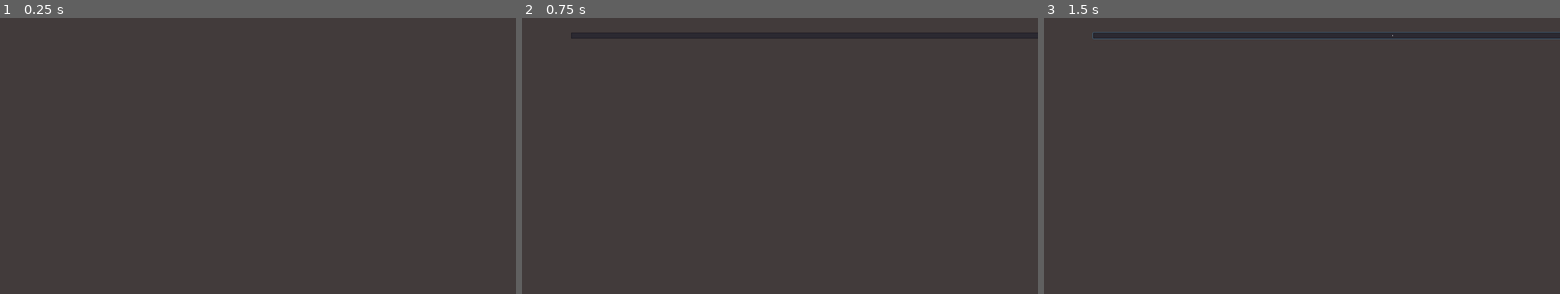
Above: before the commit, frames 1-3 (left to right).
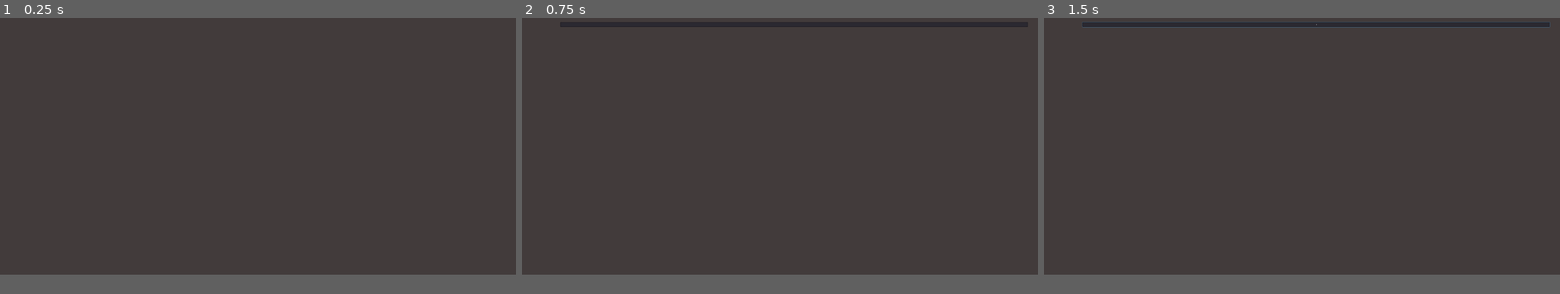
Above: after the commit, the same moments.

Repository: alexkudelin/DungeonWalker
Game: Godot game, scene res://Scenes/MainMenu.tscn
Two runs of this game, one before a commit and one after it. Both use one fixed random seed, a clock stepped at 60 frames per second and the inputs below.
Inputs:
- Up to frame 1 (0.25 s): no input
- Up to frame 2 (0.75 s): tap Enter (ui_accept) at 0.5 s; hold Right (ui_right) from 0.53 s (still down); tap E (player_open_chest) at 0.6 s
- Up to frame 3 (1.5 s): tap Enter (ui_accept) at 0.77, 1.25 s; release Right (ui_right) at 1.28 s; hold Down (ui_down) from 1.28 s (still down); tap E (player_open_chest) at 1.35 s
In our replay, the window is 800x480 before the commit and 800x450 after it. These sizes can differ from the game's own. Grey fills any space a smaller window leaves; there, only what the larger window draws over its background counts as a difference.

The runs differ from the first frame. In frame 1, only the window size differs. In frame 2, 1.1% of the frame differs, in the area x 7-100%, y 1-8%; in frame 3, 1.7%.

Commit message:
Added looting mechanics, added info about collected items in gui, added interactive exit from level

Diff:
--- a/Resources/16px_cave_stuff.tres
+++ b/Resources/16px_cave_stuff.tres
@@ -12,6 +12,7 @@
 [ext_resource path="res://Assets/transparent-bg.png" type="Texture" id=10]
 [ext_resource path="res://Assets/stuff/exit.png" type="Texture" id=11]
 [ext_resource path="res://Assets/stuff/enter.png" type="Texture" id=12]
+[ext_resource path="res://Assets/stuff/stair_nextlevel.png" type="Texture" id=13]
 
 [sub_resource type="ConvexPolygonShape2D" id=1]
 points = PoolVector2Array( 0, 0, 16, 0, 16, 16, 0, 16 )
@@ -192,3 +193,17 @@
 11/shape_one_way_margin = 0.0
 11/shapes = [  ]
 11/z_index = 0
+12/name = "stair_nextlevel"
+12/texture = ExtResource( 13 )
+12/tex_offset = Vector2( 0, 0 )
+12/modulate = Color( 1, 1, 1, 1 )
+12/region = Rect2( 0, 0, 16, 16 )
+12/tile_mode = 0
+12/occluder_offset = Vector2( 0, 0 )
+12/navigation_offset = Vector2( 0, 0 )
+12/shape_offset = Vector2( 0, 0 )
+12/shape_transform = Transform2D( 1, 0, 0, 1, 0, 0 )
+12/shape_one_way = false
+12/shape_one_way_margin = 0.0
+12/shapes = [  ]
+12/z_index = 0
--- a/Scenes/Chest/Chest.tscn
+++ b/Scenes/Chest/Chest.tscn
@@ -1,9 +1,10 @@
-[gd_scene load_steps=7 format=2]
+[gd_scene load_steps=8 format=2]
 
 [ext_resource path="res://Scenes/Chest/ChestArea.tscn" type="PackedScene" id=1]
 [ext_resource path="res://Assets/stuff/chest_empty_open_anim_f0.png" type="Texture" id=2]
 [ext_resource path="res://Assets/stuff/chest_empty_open_anim_f1.png" type="Texture" id=3]
 [ext_resource path="res://Assets/stuff/chest_empty_open_anim_f2.png" type="Texture" id=4]
+[ext_resource path="res://Assets/ui/E_button.png" type="Texture" id=5]
 
 [sub_resource type="SpriteFrames" id=1]
 animations = [ {
@@ -40,21 +41,20 @@
 playing = true
 offset = Vector2( 8, 8 )
 
-[node name="CollisionShape2D" type="CollisionShape2D" parent="."]
+[node name="CollisionShape" type="CollisionShape2D" parent="."]
 position = Vector2( 8, 9 )
 shape = SubResource( 2 )
 
 [node name="ChestArea" parent="." instance=ExtResource( 1 )]
 
-[node name="Label" type="Label" parent="."]
+[node name="Label" type="TextureRect" parent="."]
 visible = false
-margin_left = 2.0
-margin_top = 3.0
-margin_right = 16.0
-margin_bottom = 17.0
-text = "E"
-align = 1
-valign = 1
+margin_left = 4.0
+margin_top = 5.0
+margin_right = 20.0
+margin_bottom = 21.0
+rect_scale = Vector2( 0.5, 0.5 )
+texture = ExtResource( 5 )
 __meta__ = {
 "_edit_use_anchors_": false
 }
--- a/Scenes/Coin/Coin.tscn
+++ b/Scenes/Coin/Coin.tscn
@@ -21,7 +21,7 @@
 position = Vector2( 8, 8 )
 frames = SubResource( 1 )
 animation = "idle"
-frame = 3
+frame = 1
 playing = true
 
 [node name="CoinArea" parent="." instance=ExtResource( 5 )]
--- a/Scenes/Coin/CoinArea.tscn
+++ b/Scenes/Coin/CoinArea.tscn
@@ -4,10 +4,12 @@
 radius = 3.5
 height = 2.5
 
-[node name="Node2D" type="Area2D" groups=[
+[node name="CoinArea" type="Area2D" groups=[
 "CoinAreas",
 ]]
 position = Vector2( 4, 4 )
+collision_layer = 0
+collision_mask = 2
 
-[node name="CollisionShape2D" type="CollisionShape2D" parent="."]
+[node name="CoinCollisionArea" type="CollisionShape2D" parent="."]
 shape = SubResource( 1 )
--- /dev/null
+++ b/Scenes/Exit/Exit.tscn
@@ -0,0 +1,34 @@
+[gd_scene load_steps=6 format=2]
+
+[ext_resource path="res://Assets/ui/E_button.png" type="Texture" id=1]
+[ext_resource path="res://Assets/stuff/stair_nextlevel.png" type="Texture" id=2]
+[ext_resource path="res://Scenes/Exit/ExitArea.tscn" type="PackedScene" id=3]
+[ext_resource path="res://Scripts/UI/ExitGui.gd" type="Script" id=4]
+
+[sub_resource type="RectangleShape2D" id=1]
+extents = Vector2( 8, 8 )
+
+[node name="Exit" type="StaticBody2D"]
+
+[node name="Sprite" type="Sprite" parent="."]
+position = Vector2( 8, 8 )
+texture = ExtResource( 2 )
+
+[node name="CollisionShape" type="CollisionShape2D" parent="."]
+position = Vector2( 8, 8 )
+shape = SubResource( 1 )
+
+[node name="ExitArea" parent="." instance=ExtResource( 3 )]
+script = ExtResource( 4 )
+
+[node name="Label" type="TextureRect" parent="."]
+visible = false
+margin_left = 4.0
+margin_top = 5.0
+margin_right = 20.0
+margin_bottom = 21.0
+rect_scale = Vector2( 0.5, 0.5 )
+texture = ExtResource( 1 )
+__meta__ = {
+"_edit_use_anchors_": false
+}
--- /dev/null
+++ b/Scenes/Exit/ExitArea.tscn
@@ -0,0 +1,14 @@
+[gd_scene load_steps=2 format=2]
+
+[sub_resource type="CircleShape2D" id=1]
+radius = 16.0
+
+[node name="ExitArea" type="Area2D" groups=[
+"ExitArea",
+]]
+position = Vector2( 8, 8 )
+collision_layer = 0
+collision_mask = 2
+
+[node name="CollisionShape2D" type="CollisionShape2D" parent="."]
+shape = SubResource( 1 )
--- /dev/null
+++ b/Scenes/Flask/BigFlask/BigFlask.tscn
@@ -0,0 +1,9 @@
+[gd_scene load_steps=3 format=2]
+
+[ext_resource path="res://Scenes/Flask/BigFlask/BigFlaskArea.tscn" type="PackedScene" id=1]
+[ext_resource path="res://Scripts/UI/BigFlaskGui.gd" type="Script" id=3]
+
+[node name="BigFlask" type="Node2D"]
+
+[node name="BigFlaskArea" parent="." instance=ExtResource( 1 )]
+script = ExtResource( 3 )
--- /dev/null
+++ b/Scenes/Flask/BigFlask/BigFlaskArea.tscn
@@ -0,0 +1,14 @@
+[gd_scene load_steps=2 format=2]
+
+[sub_resource type="CircleShape2D" id=1]
+radius = 7.0
+
+[node name="BigFlaskArea" type="Area2D" groups=[
+"BigFlaskAreas",
+]]
+collision_layer = 0
+collision_mask = 2
+
+[node name="BigFlaskCollisionArea" type="CollisionShape2D" parent="."]
+position = Vector2( 8, 9 )
+shape = SubResource( 1 )
--- /dev/null
+++ b/Scenes/Flask/SmallFlask/SmallFlask.tscn
@@ -0,0 +1,9 @@
+[gd_scene load_steps=3 format=2]
+
+[ext_resource path="res://Scenes/Flask/SmallFlask/SmallFlaskArea.tscn" type="PackedScene" id=1]
+[ext_resource path="res://Scripts/UI/SmallFlaskGui.gd" type="Script" id=2]
+
+[node name="SmallFlask" type="Node2D"]
+
+[node name="SmallFlaskArea" parent="." instance=ExtResource( 1 )]
+script = ExtResource( 2 )
--- /dev/null
+++ b/Scenes/Flask/SmallFlask/SmallFlaskArea.tscn
@@ -0,0 +1,14 @@
+[gd_scene load_steps=2 format=2]
+
+[sub_resource type="CircleShape2D" id=1]
+radius = 7.0
+
+[node name="SmallFlaskArea" type="Area2D" groups=[
+"SmallFlaskAreas",
+]]
+collision_layer = 0
+collision_mask = 2
+
+[node name="SmallFlaskCollisionArea" type="CollisionShape2D" parent="."]
+position = Vector2( 8, 9 )
+shape = SubResource( 1 )
--- /dev/null
+++ b/Scenes/ItemsCollection.tscn
@@ -0,0 +1,187 @@
+[gd_scene load_steps=18 format=2]
+
+[ext_resource path="res://Assets/stuff/flask_red.png" type="Texture" id=1]
+[ext_resource path="res://Assets/stuff/flask_blue.png" type="Texture" id=2]
+[ext_resource path="res://Assets/stuff/flask_green.png" type="Texture" id=3]
+[ext_resource path="res://Assets/stuff/flask_yellow.png" type="Texture" id=4]
+[ext_resource path="res://Assets/stuff/flask_big_green.png" type="Texture" id=5]
+[ext_resource path="res://Assets/stuff/flask_big_blue.png" type="Texture" id=6]
+[ext_resource path="res://Assets/stuff/flask_big_red.png" type="Texture" id=7]
+[ext_resource path="res://Assets/stuff/flask_big_yellow.png" type="Texture" id=8]
+[ext_resource path="res://Assets/stuff/coin_anim_f2.png" type="Texture" id=9]
+[ext_resource path="res://Assets/stuff/coin_anim_f1.png" type="Texture" id=10]
+[ext_resource path="res://Assets/stuff/coin_anim_f3.png" type="Texture" id=11]
+[ext_resource path="res://Assets/stuff/coin_anim_f0.png" type="Texture" id=12]
+[ext_resource path="res://Assets/Born2bSportyV2.ttf" type="DynamicFontData" id=13]
+
+[sub_resource type="AnimatedTexture" id=4]
+flags = 4
+frames = 4
+frame_0/texture = ExtResource( 12 )
+frame_1/texture = ExtResource( 10 )
+frame_1/delay_sec = 0.0
+frame_2/texture = ExtResource( 9 )
+frame_2/delay_sec = 0.0
+frame_3/texture = ExtResource( 11 )
+frame_3/delay_sec = 0.0
+
+[sub_resource type="DynamicFont" id=1]
+font_data = ExtResource( 13 )
+
+[sub_resource type="AnimatedTexture" id=2]
+flags = 4
+frames = 4
+fps = 0.5
+frame_0/texture = ExtResource( 6 )
+frame_1/texture = ExtResource( 5 )
+frame_1/delay_sec = 0.0
+frame_2/texture = ExtResource( 7 )
+frame_2/delay_sec = 0.0
+frame_3/texture = ExtResource( 8 )
+frame_3/delay_sec = 0.0
+
+[sub_resource type="AnimatedTexture" id=3]
+flags = 4
+frames = 4
+fps = 0.5
+frame_0/texture = ExtResource( 2 )
+frame_1/texture = ExtResource( 3 )
+frame_1/delay_sec = 0.0
+frame_2/texture = ExtResource( 1 )
+frame_2/delay_sec = 0.0
+frame_3/texture = ExtResource( 4 )
+frame_3/delay_sec = 0.0
+
+[node name="CanvasLayer" type="CanvasLayer"]
+scale = Vector2( 4, 4 )
+transform = Transform2D( 4, 0, 0, 4, 0, 0 )
+
+[node name="Stats" type="VBoxContainer" parent="."]
+margin_right = 40.0
+margin_bottom = 40.0
+custom_constants/separation = -3
+__meta__ = {
+"_edit_use_anchors_": false
+}
+
+[node name="Coins" type="HBoxContainer" parent="Stats"]
+margin_right = 40.0
+margin_bottom = 16.0
+
+[node name="CoinIcon" type="CenterContainer" parent="Stats/Coins"]
+anchor_left = 0.1
+anchor_right = 0.1
+margin_right = 8.0
+margin_bottom = 16.0
+
+[node name="Coins" type="TextureRect" parent="Stats/Coins/CoinIcon"]
+margin_top = 4.0
+margin_right = 8.0
+margin_bottom = 12.0
+texture = SubResource( 4 )
+
+[node name="EqualSign" type="CenterContainer" parent="Stats/Coins"]
+margin_left = 12.0
+margin_right = 19.0
+margin_bottom = 16.0
+
+[node name="Label" type="Label" parent="Stats/Coins/EqualSign"]
+margin_right = 7.0
+margin_bottom = 16.0
+custom_fonts/font = SubResource( 1 )
+text = "="
+align = 1
+valign = 1
+
+[node name="CoinValue" type="CenterContainer" parent="Stats/Coins"]
+margin_left = 23.0
+margin_right = 30.0
+margin_bottom = 16.0
+
+[node name="Label" type="Label" parent="Stats/Coins/CoinValue"]
+margin_right = 7.0
+margin_bottom = 16.0
+custom_fonts/font = SubResource( 1 )
+text = "0"
+align = 1
+valign = 1
+
+[node name="BigFlasks" type="HBoxContainer" parent="Stats"]
+margin_top = 13.0
+margin_right = 40.0
+margin_bottom = 29.0
+
+[node name="BigFlaskIcon" type="CenterContainer" parent="Stats/BigFlasks"]
+margin_right = 16.0
+margin_bottom = 16.0
+
+[node name="Flask" type="TextureRect" parent="Stats/BigFlasks/BigFlaskIcon"]
+margin_right = 16.0
+margin_bottom = 16.0
+texture = SubResource( 2 )
+
+[node name="EqualSign" type="CenterContainer" parent="Stats/BigFlasks"]
+margin_left = 20.0
+margin_right = 27.0
+margin_bottom = 16.0
+
+[node name="Label" type="Label" parent="Stats/BigFlasks/EqualSign"]
+margin_right = 7.0
+margin_bottom = 16.0
+custom_fonts/font = SubResource( 1 )
+text = "="
+align = 1
+valign = 1
+
+[node name="BigFlaskValue" type="CenterContainer" parent="Stats/BigFlasks"]
+margin_left = 31.0
+margin_right = 38.0
+margin_bottom = 16.0
+
+[node name="Label" type="Label" parent="Stats/BigFlasks/BigFlaskValue"]
+margin_right = 7.0
+margin_bottom = 16.0
+custom_fonts/font = SubResource( 1 )
+text = "0"
+align = 1
+valign = 1
+
+[node name="SmallFlasks" type="HBoxContainer" parent="Stats"]
+margin_top = 26.0
+margin_right = 40.0
+margin_bottom = 42.0
+
+[node name="SmallFlaskIcon" type="CenterContainer" parent="Stats/SmallFlasks"]
+margin_right = 16.0
+margin_bottom = 16.0
+
+[node name="Flask" type="TextureRect" parent="Stats/SmallFlasks/SmallFlaskIcon"]
+margin_right = 16.0
+margin_bottom = 16.0
+texture = SubResource( 3 )
+
+[node name="EqualSign" type="CenterContainer" parent="Stats/SmallFlasks"]
+margin_left = 20.0
+margin_right = 27.0
+margin_bottom = 16.0
+
+[node name="Label" type="Label" parent="Stats/SmallFlasks/EqualSign"]
+margin_right = 7.0
+margin_bottom = 16.0
+custom_fonts/font = SubResource( 1 )
+text = "="
+align = 1
+valign = 1
+
+[node name="SmallFlaskValue" type="CenterContainer" parent="Stats/SmallFlasks"]
+margin_left = 31.0
+margin_right = 38.0
+margin_bottom = 16.0
+
+[node name="Label" type="Label" parent="Stats/SmallFlasks/SmallFlaskValue"]
+margin_right = 7.0
+margin_bottom = 16.0
+custom_fonts/font = SubResource( 1 )
+text = "0"
+align = 1
+valign = 1
--- a/Scenes/World.tscn
+++ b/Scenes/World.tscn
@@ -6,6 +6,7 @@
 [ext_resource path="res://Scenes/InGamePause.tscn" type="PackedScene" id=4]
 [ext_resource path="res://Resources/16px_cave_stuff.tres" type="TileSet" id=5]
 [ext_resource path="res://Scenes/Player.tscn" type="PackedScene" id=6]
+[ext_resource path="res://Scenes/ItemsCollection.tscn" type="PackedScene" id=7]
 
 [node name="World" type="Node2D"]
 script = ExtResource( 1 )
@@ -35,3 +36,5 @@
 zoom = Vector2( 0.375, 0.375 )
 
 [node name="InGamePause" parent="." instance=ExtResource( 4 )]
+
+[node name="ItemsCollected" parent="." instance=ExtResource( 7 )]
--- a/Scripts/Map.gd
+++ b/Scripts/Map.gd
@@ -14,6 +14,10 @@
 
 var rng = RandomNumberGenerator.new()
 
+var coins_collected = 0
+var big_flasks_collected = 0
+var small_flasks_collected = 0
+
 const W = 64
 const H = 64
 
@@ -24,6 +28,49 @@
 
 const Chest = preload("res://Scenes/Chest/Chest.tscn")
 const Coin = preload("res://Scenes/Coin/Coin.tscn")
+const LevelExit = preload("res://Scenes/Exit/Exit.tscn")
+const BigFlask = preload("res://Scenes/Flask/BigFlask/BigFlask.tscn")
+const SmallFlask = preload("res://Scenes/Flask/SmallFlask/SmallFlask.tscn")
+
+onready var coins_label = $ItemsCollected/Stats/Coins/CoinValue/Label
+onready var big_flasks_label = $ItemsCollected/Stats/BigFlasks/BigFlaskValue/Label
+onready var small_flasks_label = $ItemsCollected/Stats/SmallFlasks/SmallFlaskValue/Label
+
+func _add_event_listeners():
+	for area in get_tree().get_nodes_in_group("ChestAreas"):
+		area.connect("body_entered", area, "OnChestAreaEntered")
+		area.connect("body_exited", area, "OnChestAreaExited")
+
+	for area in get_tree().get_nodes_in_group("CoinAreas"):
+		area.connect("body_entered", area, "OnCoinAreaEntered")
+
+	for area in get_tree().get_nodes_in_group("BigFlaskAreas"):
+		area.connect("body_entered", area, "OnBigFlaskAreaEntered")
+
+	for area in get_tree().get_nodes_in_group("SmallFlaskAreas"):
+		area.connect("body_entered", area, "OnSmallFlaskAreaEntered")
+
+	for area in get_tree().get_nodes_in_group("ExitArea"):
+		area.connect("body_entered", area, "OnExitAreaEntered")
+		area.connect("body_exited", area, "OnExitAreaExited")
+
+
+func on_coin_collected(coin_node):
+	coins_collected += 1
+	coin_node.visible = false
+	coins_label.text = str(coins_collected)
+
+
+func on_big_flask_collected(big_flask_node):
+	big_flasks_collected += 1
+	big_flask_node.visible = false
+	big_flasks_label.text = str(big_flasks_collected)
+
+
+func on_small_flask_collected(small_flask_node):
+	small_flasks_collected += 1
+	small_flask_node.visible = false
+	small_flasks_label.text = str(small_flasks_collected)
 
 
 func _add_chest(x, y):
@@ -38,6 +85,58 @@
 	STUFF.add_child(coin)
 
 
+func _add_big_flask(x, y):
+	var big_flask = BigFlask.instance()
+	var stuff_textures = TextureMaps.StuffTextures[Constants.StuffTileCode.BIG_FLASK]
+	var big_flask_sprite = Sprite.new()
+
+	big_flask_sprite.texture = stuff_textures[rng.randi() % stuff_textures.size()]
+	big_flask_sprite.offset = Vector2(8, 8)
+
+	big_flask.add_child(big_flask_sprite)
+	big_flask.set_position(STUFF.map_to_world(Vector2(x, y)))
+
+	STUFF.add_child(big_flask)
+
+
+func _add_small_flask(x, y):
+	var small_flask = SmallFlask.instance()
+	var stuff_textures = TextureMaps.StuffTextures[Constants.StuffTileCode.SMALL_FLASK]
+	var small_flask_sprite = Sprite.new()
+
+	small_flask_sprite.texture = stuff_textures[rng.randi() % stuff_textures.size()]
+	small_flask_sprite.offset = Vector2(8, 8)
+
+	small_flask.add_child(small_flask_sprite)
+	small_flask.set_position(STUFF.map_to_world(Vector2(x, y)))
+
+	STUFF.add_child(small_flask)
+
+
+func _add_level_exit(x, y):
+	var exit = LevelExit.instance()
+	exit.set_position(STUFF.map_to_world(Vector2(x, y)))
+	STUFF.add_child(exit)
+
+
+func _add_stuff(level_stuff, x, y):
+	var stuff_item = level_stuff[y][x]
+
+	if stuff_item == Constants.StuffTileCode.CHEST:
+		_add_chest(x, y)
+	elif stuff_item == Constants.StuffTileCode.COIN:
+		_add_coin(x, y)
+	elif stuff_item == Constants.StuffTileCode.BIG_FLASK:
+		_add_big_flask(x, y)
+	elif stuff_item == Constants.StuffTileCode.SMALL_FLASK:
+		_add_small_flask(x, y)
+	elif stuff_item == Constants.StuffTileCode.LEVEL_EXIT:
+		_add_level_exit(x, y)
+	else:
+		var stuff_texture = TextureMaps.StuffTextures[stuff_item]
+		STUFF.set_cell(x, y, stuff_texture[0])
+
+
 func _draw_dungeon(map):
 	var level_floor = map["floor"]
 	var level_walls = map["walls"]
@@ -57,18 +156,7 @@
 			FLOOR.set_cell(x, y, floor_texture[idx])
 			WALLS.set_cell(x, y, TextureMaps.WallTextures[level_walls[y][x]][0])
 
-			if level_stuff[y][x] == Constants.StuffTileCode.CHEST:
-				_add_chest(x, y)
-			elif level_stuff[y][x] == Constants.StuffTileCode.COIN:
-				_add_coin(x, y)
-			else:
-				var stuff_texture = TextureMaps.StuffTextures[level_stuff[y][x]]
-				idx = 0
-
-				if stuff_texture.size () > 1:
-					idx = rng.randi() % stuff_texture.size()
-
-				STUFF.set_cell(x, y, stuff_texture[idx])
+			_add_stuff(level_stuff, x, y)
 
 
 func _clean(w, h):
@@ -105,13 +193,7 @@
 
 	PLAYER.position = FLOOR.map_to_world(Vector2(map.start[0], map.start[1]))
 
-	for area in get_tree().get_nodes_in_group("ChestAreas"):
-		area.connect("body_entered", area, "OnChestAreaEntered")
-		area.connect("body_exited", area, "OnChestAreaExited")
-
-	for area in get_tree().get_nodes_in_group("CoinAreas"):
-		area.connect("body_entered", area, "OnCoinAreaEntered")
-		area.connect("body_exited", area, "OnCoinAreaExited")
+	_add_event_listeners()
 
 
 func _process(_delta):
--- a/Scripts/TextureMaps.gd
+++ b/Scripts/TextureMaps.gd
@@ -45,17 +45,17 @@
 	],
 
 	Constants.StuffTileCode.BIG_FLASK: [
-		stuff_tilset.find_tile_by_name("flask-big-blue"),
-		stuff_tilset.find_tile_by_name("flask-big-green"),
-		stuff_tilset.find_tile_by_name("flask-big-red"),
-		stuff_tilset.find_tile_by_name("flask-big-yellow")
+		load("res://Assets/stuff/flask_big_blue.png"),
+		load("res://Assets/stuff/flask_big_green.png"),
+		load("res://Assets/stuff/flask_big_red.png"),
+		load("res://Assets/stuff/flask_big_yellow.png"),
 	],
 
 	Constants.StuffTileCode.SMALL_FLASK: [
-		stuff_tilset.find_tile_by_name("flask-blue"),
-		stuff_tilset.find_tile_by_name("flask-green"),
-		stuff_tilset.find_tile_by_name("flask-red"),
-		stuff_tilset.find_tile_by_name("flask-yellow")
+		load("res://Assets/stuff/flask_blue.png"),
+		load("res://Assets/stuff/flask_green.png"),
+		load("res://Assets/stuff/flask_red.png"),
+		load("res://Assets/stuff/flask_yellow.png"),
 	],
 
 	Constants.StuffTileCode.EMPTY: [
@@ -67,6 +67,6 @@
 	],
 
 	Constants.StuffTileCode.LEVEL_EXIT: [
-		stuff_tilset.find_tile_by_name("level-exit")
+		stuff_tilset.find_tile_by_name("stair_nextlevel")
 	]
 }
--- /dev/null
+++ b/Scripts/UI/BigFlaskGui.gd
@@ -0,0 +1,8 @@
+extends Area2D
+
+
+func OnBigFlaskAreaEntered(body):
+	var big_flask_node = get_parent()
+	if big_flask_node.visible:
+		var tilemap = big_flask_node.get_parent().get_parent()
+		tilemap.on_big_flask_collected(big_flask_node)
--- a/Scripts/UI/ChestGui.gd
+++ b/Scripts/UI/ChestGui.gd
@@ -7,7 +7,7 @@
 var is_opened = false
 
 func _process(_delta):
-	if Input.is_action_just_pressed("player_open_chest"):
+	if Input.is_action_just_pressed("player_interact"):
 		if action_state == 0:
 			animated_sprite.play("closed")
 		elif action_state == 1:
--- a/Scripts/UI/CoinGui.gd
+++ b/Scripts/UI/CoinGui.gd
@@ -2,15 +2,7 @@
 
 
 func OnCoinAreaEntered(body):
-#	var world = get_parent().get_parent().get_parent()
-#	var pos = tilemap.world_to_map(body.position)
-#	tilemap.set_cellv(pos, -1)
-	if get_parent().visible:
-#		if body.get_name() == "Player":
-		get_parent().visible = false
-
-		print("coin in")
-
-
-func OnCoinAreaExited(_body):
-	print("coin out")
+	var coin_node = get_parent()
+	if coin_node.visible:
+		var tilemap = coin_node.get_parent().get_parent()
+		tilemap.on_coin_collected(coin_node)
--- /dev/null
+++ b/Scripts/UI/ExitGui.gd
@@ -0,0 +1,22 @@
+extends Area2D
+
+onready var marker = get_node("../Label")
+
+var action_state = 0
+
+func _process(_delta):
+	if Input.is_action_just_pressed("player_interact"):
+		if action_state == 0:
+			pass
+		elif action_state == 1:
+			get_tree().change_scene("res://Scenes/GameSetupMenu.tscn")
+
+
+func OnExitAreaEntered(_body):
+	marker.visible = true
+	action_state = 1
+
+
+func OnExitAreaExited(_body):
+	marker.visible = false
+	action_state = 0
--- /dev/null
+++ b/Scripts/UI/SmallFlaskGui.gd
@@ -0,0 +1,8 @@
+extends Area2D
+
+
+func OnSmallFlaskAreaEntered(body):
+	var small_flask_node = get_parent()
+	if small_flask_node.visible:
+		var tilemap = small_flask_node.get_parent().get_parent()
+		tilemap.on_small_flask_collected(small_flask_node)
--- a/project.godot
+++ b/project.godot
@@ -102,8 +102,8 @@
 
 window/size/width=1280
 window/size/height=720
-window/size/test_width=1000
-window/size/test_height=600
+window/size/test_width=1280
+window/size/test_height=720
 window/stretch/aspect="keep"
 
 [global]
@@ -135,6 +135,11 @@
 "events": [ Object(InputEventKey,"resource_local_to_scene":false,"resource_name":"","device":0,"alt":false,"shift":false,"control":false,"meta":false,"command":false,"pressed":false,"scancode":69,"unicode":0,"echo":false,"script":null)
  ]
 }
+player_interact={
+"deadzone": 0.5,
+"events": [ Object(InputEventKey,"resource_local_to_scene":false,"resource_name":"","device":0,"alt":false,"shift":false,"control":false,"meta":false,"command":false,"pressed":false,"scancode":69,"unicode":0,"echo":false,"script":null)
+ ]
+}
 
 [rendering]
 
Not shown: 1 places in Resources/16px_cave_stuff.tres that only renumber resources
Not shown: 1 places in Scenes/World.tscn that only renumber resources
